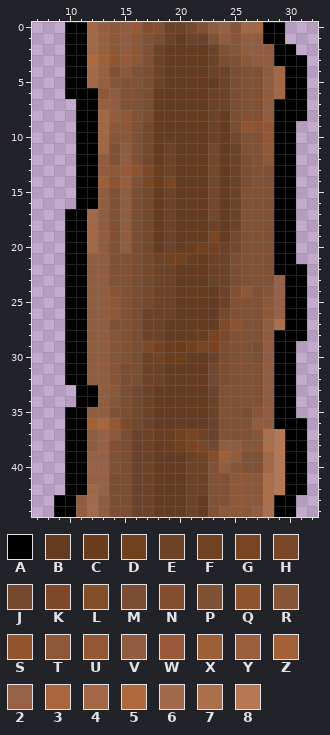
Edited in one commit: pixel-art sprite (resource/block/normal_tree.png). Above is the file before it was changed.
The file is 45x45 pixels. Pixels under 10% opacity are left out. Colours within 5 levels of each other are drawn and written as one. Shown: x 7..32, y 0..44.
Palette (. is transparent): A #000000  B #653c21  C #6b3d1f  D #71401d  E #6c4228  F #724224  G #784421  H #784727  J #73482d  K #7e4929  L #844e28  M #7b4d32  N #824e2f  P #815135  Q #8d542f  R #875639  S #93552d  T #8d5837  U #935833  V #905d40  W #995938  X #9d5f36  Y #975f3e  Z #a46138  2 #966147  3 #aa653c  4 #a26846  5 #b0693d  6 #a26b4d  7 #ab6f4c  8 #b67755
Pixels before, first column x 9:
 0 .AA4YTVWNPEEJPV2R44AA..
 1 .AA4YTVTPMEBEEPVRVVAA..
 2 .AA4YTVTPEBBBBEPRVVVAA.
 3 .AA5XSWTPEBBBBEMPTVVAAA
 4 .AA4YPTPMEBBBBEEMPPV4AA
 5 .AA4YRPPMEBBBBBEMPPV4AA
 6 .AAATVPPMBBBBBEEMPPV4AA
 7 ..AAYVPPMBBBBBEEMPPVAAA
 8 ..AA4VTPMBBBBBEBMPPVAAA
 9 ..AA4TTPJBBBBBEBMSQUAA.
10 ..AA4RTPJBBBBBEBJPPUAA.
11 ..AA4PVPJBEBBBJBEPPTAA.
12 ..AAVPVPJBEBBBJBEMPTAA.
13 ..AAVTWQKCEBBBJBEMPPAA.
14 ..AAXQYPHCGBBBJBEMPPAA.
15 ..AAVPVMJBEBBBJBEPPPAA.
16 ..AAVPVMJBEBBBJBEPPPAA.
17 .AA4VPVMJBEBBBJBEPPPAA.
18 .AA4VPVMJBEBBBEBEPPPAA.
19 .AA4VPVMJBEBBBHBJPPPAA.
20 .AA4VPVMJBEBCDFEJPPPAA.
21 .AAVVPPMJEFDCBEEMPPPAA.
22 .AAVVPPMJEEBBBEEMPPPAAA
23 .AAVVPPMJEEBBBEEMPPP2AA
24 .AAVVRPMJEEBBBBEPTPR2AA
25 .AAVVTPMJEEBBBBEPPPT2AA
26 .AAVVTPMEEEBBBBJPPPT2AA
27 .AAVVPPMEEBBBBBKQPPV7AA
28 .AAVVRPMEEBBBCGKPPPVAAA
29 .AAVVRPMKFCCDGGMPPMVAA.
30 .AAVVRPMEFCCBBEMPPMVAA.
31 .AAVVRMMEEBBBBJMPPPVAA.
32 .AAVVRMMEEBBBBJMPPPVAA.
33 ..AAVTMJEBBBBBEPPPPVAA.
34 ..AAVRMJEBBBBBEPPPPVAA.
35 .AAVVPMJEBBBBBEPPMRVAA.
36 .AAZ3UKJEBBBBBEPPPVVAAA
37 .AAV2TMEECCDGEEPPPR78AA
38 .AAV2PMEEBCDGHJVVRR78AA
39 .AA22PMEEBBBEFLXVPP48AA
40 .AA22PMEEBBBEEPVRPP48AA
41 .AA22MMEEBBBEEPPTTT78AA
42 .AA42MMEEBBBEEPPTTT78AA
43 AAV6VMMEEBBBEBPPTTT7AA.
44 AAV6VMMEEBBBEBPTTTV7AA.
The same view after the edit:
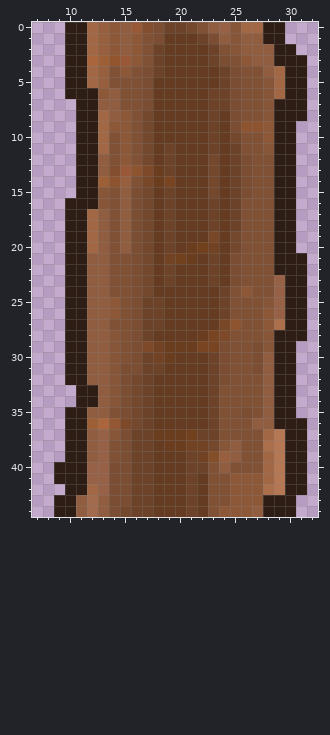
The edit:
colour A: #000000 -> #2d1d14
y 0: x 18 P -> M
y 1: x 19 E -> B; x 21 E -> B; x 23 P -> M
y 3: x 12 5 -> 3
y 4: x 23 E -> B
y 5: x 14 R -> P; x 18 E -> B; x 28 V -> R
y 6: x 28 V -> R
y 7: x 13 Y -> V; x 28 V -> R
y 8: x 17 M -> J; x 28 V -> R
y 9: x 26 S -> Q; x 28 U -> T
y 10: x 14 R -> P; x 28 U -> T
y 11: x 15 V -> T; x 23 J -> E; x 28 T -> R
y 12: x 15 V -> T; x 28 T -> P
y 13: x 14 T -> N
y 15: x 13 V -> R; x 26 P -> M
y 16: x 10 . -> A; x 13 V -> R; x 23 J -> E
y 17: x 23 J -> E
y 20: x 24 E -> B
y 21: x 18 E -> B; x 24 E -> B; x 31 . -> A
y 22..23: x 18 E -> B; x 24 E -> B
y 24: x 14 R -> P; x 18..19 EE -> BB; x 28 R -> P
y 25: x 17 J -> E; x 19 E -> B; x 28 T -> R
y 26: x 19 E -> B; x 24 J -> E
y 27: x 24 K -> H; x 28 V -> T
y 28: x 18 E -> B; x 28 V -> R
y 29: x 21 D -> C; x 28 V -> R
y 30: x 20 C -> B
y 31: x 23 J -> E; x 27 P -> M
y 32: x 16 M -> J; x 18 E -> B; x 23 J -> E
y 33: x 14 T -> R
y 35: x 27 R -> P
y 36: x 12 Z -> X
y 37: x 14 T -> R; x 20..21 DG -> CD; x 27..28 R7 -> P4
y 38: x 20..22 DGH -> CFF; x 24 V -> R; x 26..27 RR -> PP
y 39: x 12 2 -> V; x 24 X -> Y
y 40: x 9 . -> A; x 14 P -> M; x 25 R -> P
y 41: x 9 . -> A; x 22 E -> B; x 28 7 -> 4
y 42: x 22 E -> B
y 43: x 28 7 -> A
y 44: x 15 M -> J; x 28 7 -> A
